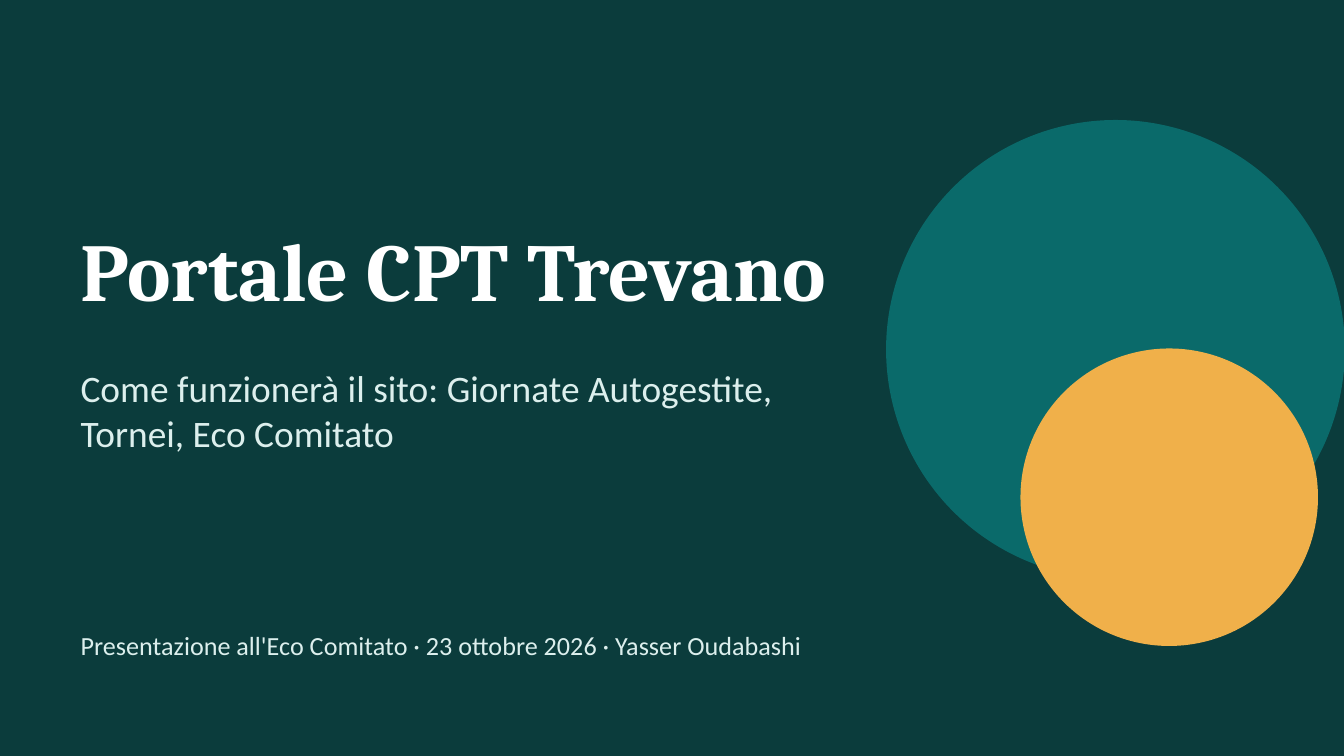
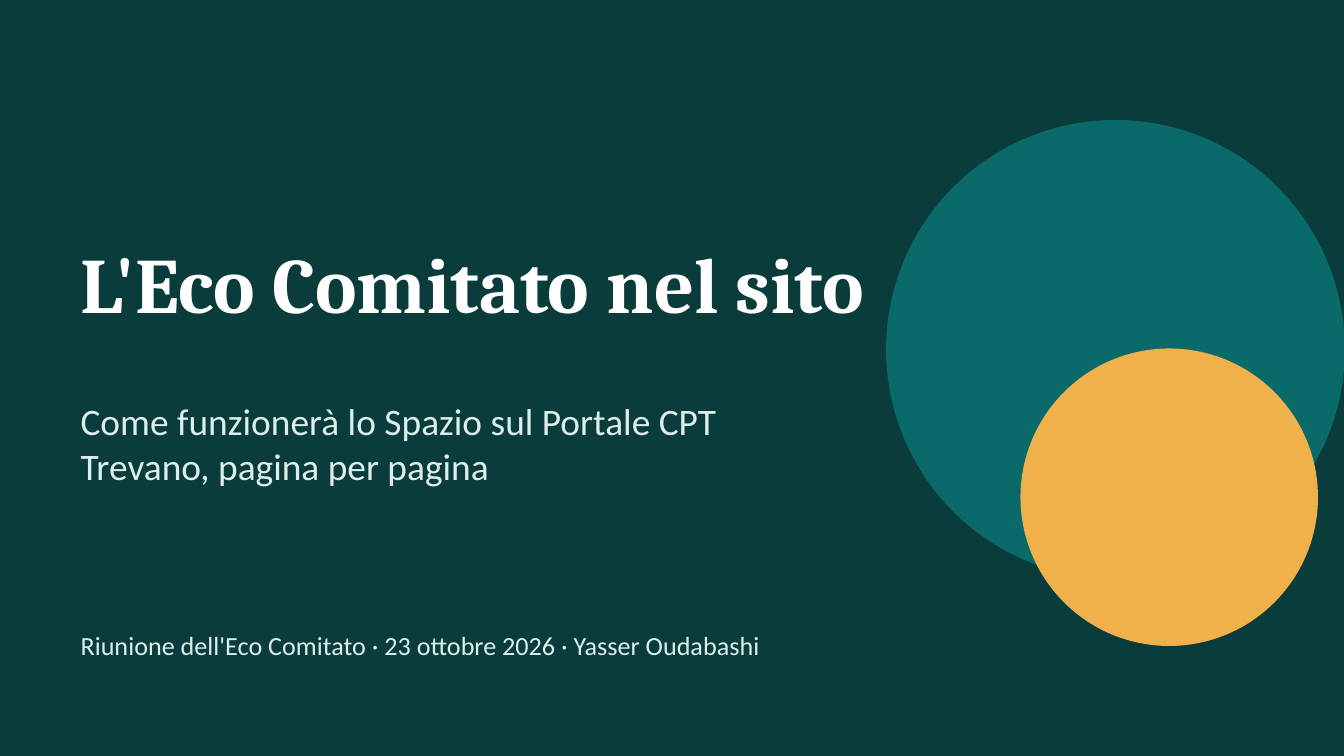
Before and after one commit to YasserOudabashi/CptSite, a slide deck: slide 1 of Presentazione/Presentazione_Sito_23-10-2026.pptx. Drawn at 1344x756 pixels with LibreOffice and Linux fonts; fonts in the diff are those of the drawing. Boxes give left, top, right and bottom in pixels: in the first picture for what was removed or moved away, otherwise in the second. Text is boxed around its words. In the diff, an @@ line names an element or a change of style, - is before the commit and + after.

```diff
--- a/Presentazione/Presentazione_Sito_23-10-2026.pptx
+++ b/Presentazione/Presentazione_Sito_23-10-2026.pptx
@@ text at [81,258,864,314]: text changed; size 44 to 42 pt @@
-Portale CPT Trevano
+L'Eco Comitato nel sito
@@ text at [81,409,716,487]: text changed @@
-Come funzionerà il sito: Giornate Autogestite, Tornei, Eco Comitato
+Come funzionerà lo Spazio sul Portale CPT Trevano, pagina per pagina
@@ text at [81,637,760,655]: text changed @@
-Presentazione all'Eco Comitato · 23 ottobre 2026 · Yasser Oudabashi
+Riunione dell'Eco Comitato · 23 ottobre 2026 · Yasser Oudabashi
```
Also in this commit, not shown: 1 other slide changed, 13 slides added, 10 slides removed, 1 other file.
